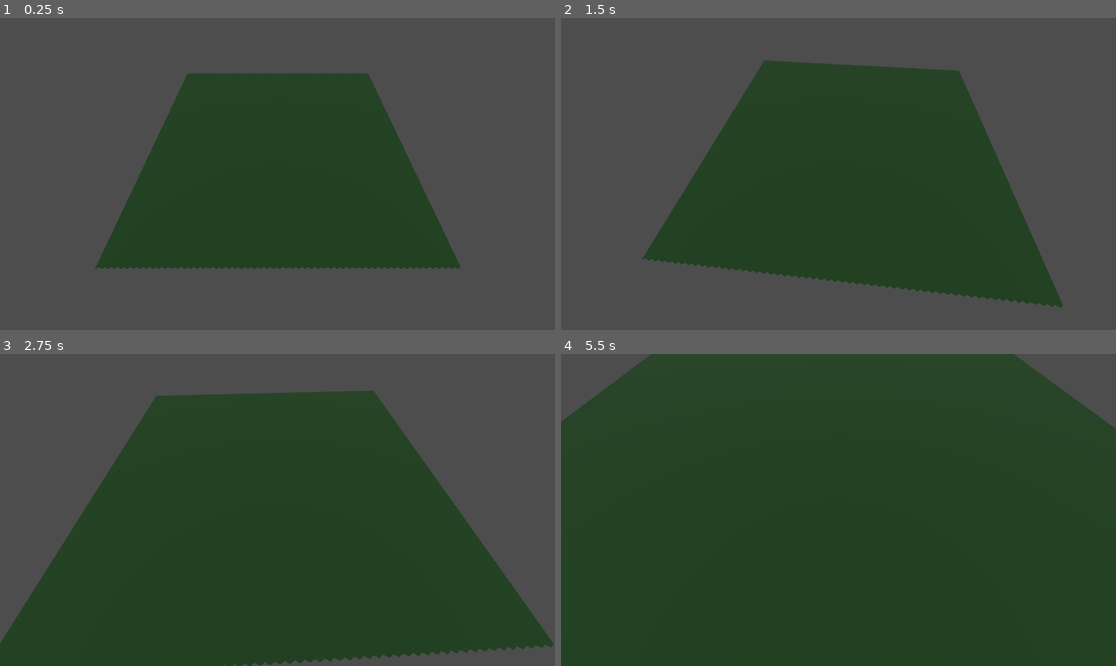
Above: before the commit, frames 1-4 (two rows, left to right).
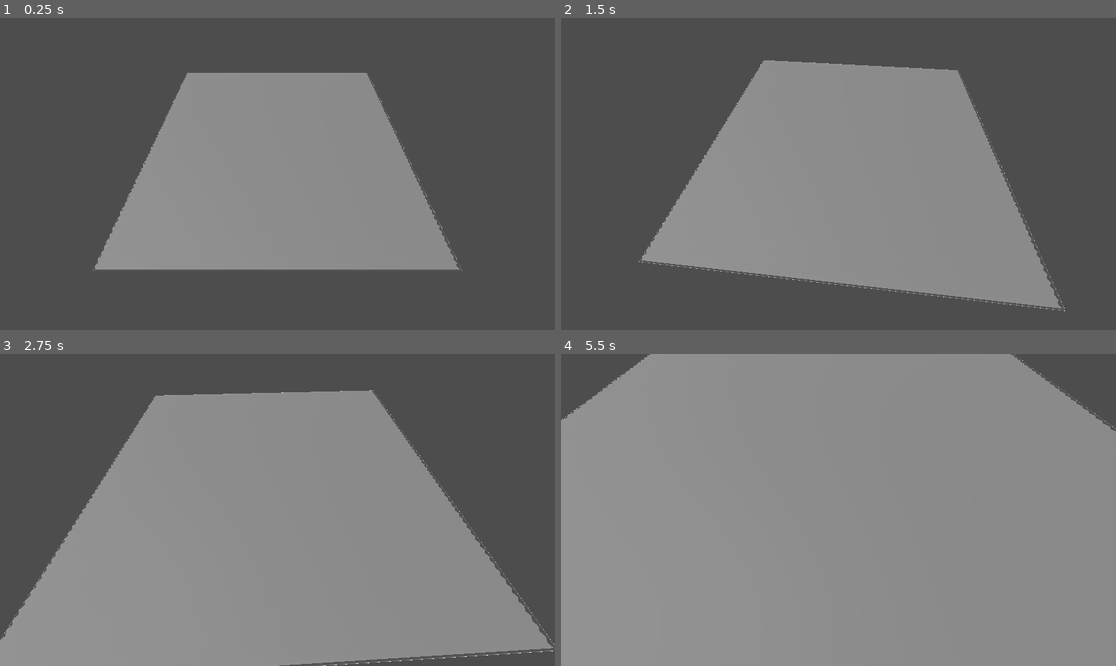
Above: after the commit, the same moments.

Repository: MichaelReel/Island-Generator-for-Godot-4
Game: Godot game, scene res://view/Main.tscn
Same seed, same stepped clock (60 frames per second), same inputs: the game is played once before the commit and once after it.
Inputs (mouse positions are in pixels of both pictures, inside the frame that each line leads up to):
- Up to frame 1 (0.25 s): no input
- Up to frame 2 (1.5 s): tap Enter at 0.5 s; move the mouse to (866, 174) at 0.52 s; hold W (forward) from 0.53 s (still down); move the mouse to (810, 174) at 1.27 s
- Up to frame 3 (2.75 s): keep holding W (forward); move the mouse to (288, 503) at 2.02 s
- Up to frame 4 (5.5 s): keep holding W (forward); move the mouse to (832, 516) at 2.77 s; move the mouse to (877, 513) at 3.52 s; move the mouse to (794, 506) at 4.27 s; move the mouse to (844, 510) at 5.02 s

The runs differ from the first frame. In frame 1, 31% of the frame differs, in the area x 16-84%, y 17-82%; in frame 2, 39%; in frame 3, 62%; in frame 4, 96%, in the area x 0-100%, y 0-100%.

Commit message:
Moved stuff around to make grid create threadable Seemed to have lost color on the mesh

Diff:
--- a/lib/geometry/Grid.gd
+++ b/lib/geometry/Grid.gd
@@ -1,10 +1,14 @@
 class_name Grid
-extends Model
+extends Stage
 """Grid data model and tools"""
 
 var _color: Color
 var _tri_side: float
 var _tri_height: float
+var _points_per_row: int
+var _point_rows: int
+var _tri_rows: int
+var _tri_per_row: int
 var _mesh_center: Vector2
 var _grid_points: Array[Array] = []  # Array[Array[Vertex]]
 var _grid_lines: Array[Edge] = []
@@ -12,29 +16,34 @@
 var _cell_count: int = 0
 #var _debug_content: String = ""
 
+
+
 func _init(edge_size: float, row_points: int, color: Color) -> void:
-	_tri_side = edge_size
-	_color = color
-	_tri_height = sqrt(0.75) * _tri_side
-
 	print("Preparing dimensions... %d" % Time.get_ticks_msec())
 
-	# Find the number of rows to keep the mesh roughly square
-	var row_width: float = (row_points + 0.5) * _tri_side
-	var row_count: int = int(row_width / _tri_height)
-	var half_full_width: float = edge_size * row_points / 2.0
+	_tri_side = edge_size
+	_tri_height = sqrt(0.75) * _tri_side
+	_points_per_row = row_points
+	_color = color
+	var row_width: float = (_points_per_row + 0.5) * _tri_side
+	_point_rows = int(row_width / _tri_height)
+	var half_full_width: float = _tri_side * _points_per_row / 2.0
 	_mesh_center = Vector2(half_full_width, half_full_width)
-	var tri_rows: int = row_count - 1
-	var tri_per_row: int = (row_points - 1) * 2
+	_tri_rows = _point_rows - 1
+	_tri_per_row = (_points_per_row - 1) * 2
 
+func _to_string():
+	return "Grid"
+
+func perform():
 	print("Preparing points... %d" % Time.get_ticks_msec())
 
 	# Lay out points
-	for row_ind in range(row_count):
+	for row_ind in range(_point_rows):
 		var point_row: Array = []
 		var offset: float = (row_ind % 2) * (_tri_side / 2.0)
 		var z: float = _tri_height * row_ind
-		for col_ind in range(row_points):
+		for col_ind in range(_points_per_row):
 			var x: float = offset + (_tri_side * col_ind)
 			var new_point = Vertex.new(x - _mesh_center.x, z - _mesh_center.y)
 			point_row.append(new_point)
@@ -43,24 +52,24 @@
 	print("Preparing lines... %d" % Time.get_ticks_msec())
 
 	# Layout and record edges between points
-	for row_ind in range(row_count):
+	for row_ind in range(_point_rows):
 		var parity: int = (row_ind % 2) * 2 - 1  # +1 on odd, -1 on even
-		for col_ind in range(row_points):
+		for col_ind in range(_points_per_row):
 			var point = _grid_points[row_ind][col_ind]
 			if col_ind > 0:
 				_add_grid_line(point, _grid_points[row_ind][col_ind - 1])
 			if row_ind > 0 and col_ind < len(_grid_points[row_ind - 1]):
-				_add_grid_line(point, _grid_points[row_ind - 1][col_ind])
+				_add_grid_line(_grid_points[row_ind - 1][col_ind], point)
 			if row_ind > 0 and col_ind + parity >= 0 and col_ind + parity < len(_grid_points[row_ind - 1]):
-				_add_grid_line(point, _grid_points[row_ind - 1][col_ind + parity])
+				_add_grid_line(_grid_points[row_ind - 1][col_ind + parity], point)
 
 
 	print("Preparing triangles... %d" % Time.get_ticks_msec())
 
 	# Go through the points and create triangles
-	for tri_row_ind in range(tri_rows):
+	for tri_row_ind in range(_tri_rows):
 		var tri_row: Array = []
-		for tri_col_ind in range(tri_per_row):
+		for tri_col_ind in range(_tri_per_row):
 			var new_triangle: Triangle = _create_triangle(tri_row_ind, tri_col_ind)
 			tri_row.append(new_triangle)
 		_grid_tris.append(tri_row)
@@ -72,7 +81,7 @@
 		for tri in tri_row:
 			tri.update_neighbours_from_edges()
 
-	print("Grid initialised! %d" % Time.get_ticks_msec())
+	print("Grid initialised... %d" % Time.get_ticks_msec())
 
 #	_update_debug_content()
 
@@ -146,8 +155,7 @@
 	return null
 
 func _add_grid_line(a: Vertex, b: Vertex) -> void:
-	var new_line := Edge.new(a, b)
-	_grid_lines.append(new_line)
+	_grid_lines.append(Edge.new(a, b))
 
 func _create_triangle(row: int, col: int) -> Triangle:
 	var row_even: bool = row % 2 == 0
--- a/lib/geometry/Triangle.gd
+++ b/lib/geometry/Triangle.gd
@@ -82,15 +82,15 @@
 			boundary_edges.append(edge)
 	return boundary_edges
 
-func get_color():  # -> Color | null:
+func get_color(default_color: Color):  # -> Color | null:
 #	if _parent:
 #		return _parent.get_color()
-	return null
+	return default_color
 
 func get_vertices() -> Array[Vertex]:
 	return _points
 
-func get_river_vertex_colors(debug_color_dict: DebugColorDict) -> Dictionary:  # Dictionary[Vertex, Color]
+func get_debug_vertex_colors(debug_color_dict: DebugColorDict) -> Dictionary:  # Dictionary[Vertex, Color]
 	"""This is just for creating the development and debug meshes"""
 #	var river_color = debug_color_dict.river_color
 	var null_color = debug_color_dict.base_color
@@ -113,9 +113,7 @@
 #	# 	return point_color_dict
 
 	for point in _points:
-		point_color_dict[point] = get_color()
-		if point_color_dict[point] == null:
-			point_color_dict[point] = null_color
+		point_color_dict[point] = get_color(null_color)
 #		if point.has_river():
 #			point_color_dict[point] = river_color
 #		if point.is_head():
--- a/lib/geometry/Vertex.gd
+++ b/lib/geometry/Vertex.gd
@@ -5,8 +5,8 @@
 """
 
 var _pos: Vector3
-var _connections: Array[Edge]
-var _triangles: Array[Triangle]
+var _connections: Array[Edge] = []
+var _triangles: Array[Triangle] = []
 var _height_set: bool = false
 
 #var _river: Object  # EdgePath | null
@@ -17,8 +17,6 @@
 
 func _init(x: float = 0.0, z: float = 0.0) -> void:
 	_pos = Vector3(x, 0.0, z)
-	_connections = []
-	_triangles = []
 
 func get_connection_to_point(point: Vertex) -> Object:  # --> Edge | null
 	for con in _connections:
--- a/lib/terrain/HighLevelTerrain.gd
+++ b/lib/terrain/HighLevelTerrain.gd
@@ -10,7 +10,7 @@
 signal all_stages_complete()
 
 
-var grid: Grid
+var _grid: Grid
 #var _island_stage: IslandStage
 #var _regions_stage: RegionStage
 #var _lake_stage: LakeStage
@@ -35,10 +35,7 @@
 ) -> void:
 	var rng = RandomNumberGenerator.new()
 	rng.seed = random_seed
-	print("Starting Base Grid Gen")
-	var time_start: int = Time.get_ticks_msec()
-	grid = Grid.new(edge_length, edges_across, debug_color_map.base_color)
-	print("Grid created in %d msecs" % (Time.get_ticks_msec() - time_start))
+	_grid = Grid.new(edge_length, edges_across, debug_color_map.base_color)
 #	_island_stage = IslandStage.new(grid,  debug_color_map.land_color, land_cell_limit, rng.randi())
 #	_regions_stage = RegionStage.new(_island_stage.get_region(), debug_color_map.region_colors, rng.randi())
 #	_lake_stage = LakeStage.new(_regions_stage, debug_color_map.lake_colors, rng.randi())
@@ -50,6 +47,7 @@
 
 func perform() -> void:
 	var stages = [
+		_grid,
 #		_island_stage,
 #		_regions_stage,
 #		_lake_stage,
@@ -66,6 +64,8 @@
 
 	emit_signal("all_stages_complete")
 
+func get_grid() -> Grid:
+	return _grid
 
 #func get_lakes() -> Array:  # -> Array[Region]
 #	return _lake_stage.get_regions()
--- a/lib/util/MeshUtils.gd
+++ b/lib/util/MeshUtils.gd
@@ -13,13 +13,13 @@
 #	return triangle_mesh
 
 static func get_land_mesh(high_level_terrain: HighLevelTerrain, debug_color_dict: DebugColorDict) -> Mesh:
-	var grid = high_level_terrain.grid
+	var grid = high_level_terrain.get_grid()
 	var surface_tool: SurfaceTool = SurfaceTool.new()
 
 	surface_tool.begin(Mesh.PRIMITIVE_TRIANGLES)
 	for row in grid.get_triangles():
 		for triangle in row:
-			var color_dict: Dictionary = triangle.get_river_vertex_colors(debug_color_dict)
+			var color_dict: Dictionary = triangle.get_debug_vertex_colors(debug_color_dict)
 			for vertex in triangle.get_vertices():
 				surface_tool.set_color(color_dict[vertex])
 				surface_tool.add_vertex(vertex.get_vector())
--- /dev/null
+++ b/lib/util/outliner.gdshader
@@ -0,0 +1,10 @@
+shader_type spatial;
+
+void fragment() {
+	ALBEDO = COLOR.rgb;
+	float thinness = 10000.0;
+	float alpha_x = max(1.0 / (thinness * UV.x), -1.0 / (thinness * (UV.x - 1.0)));
+	float alpha_y = max(1.0 / (thinness * UV.y), -1.0 / (thinness * (UV.y - 1.0)));
+	float alpha = max(alpha_x, alpha_y);
+	ALPHA = alpha;
+}
--- a/view/IslandDebugMesh.gd
+++ b/view/IslandDebugMesh.gd
@@ -58,6 +58,7 @@
 	print("%s completed in %d msecs" % [stage, duration])
 	var time_start = Time.get_ticks_msec()
 	_update_land_terrain_mesh()
+
 #	match str(stage):
 #		"River Stage":
 #			_create_water_mesh_instances(_water_material)
@@ -67,6 +68,7 @@
 #			_create_road_sign_debug_meshes(_terrain_material)
 #		"Cliff Stage":
 #			_create_cliff_mesh_instances(_terrain_material)
+
 	print("%s meshed updated in %d msecs" % [stage, (Time.get_ticks_msec() - time_start)])
 
 func _on_all_stages_complete() -> void:
--- a/view/IslandDebugMesh.tscn
+++ b/view/IslandDebugMesh.tscn
@@ -3,7 +3,7 @@
 [ext_resource type="Script" path="res://view/IslandDebugMesh.gd" id="1_ynsfo"]
 
 [sub_resource type="PlaneMesh" id="PlaneMesh_pgab5"]
-size = Vector2(1000, 1000)
+size = Vector2(10, 10)
 
 [node name="IslandDebugMesh" type="MeshInstance3D"]
 mesh = SubResource("PlaneMesh_pgab5")
--- a/view/Main.tscn
+++ b/view/Main.tscn
@@ -1,9 +1,18 @@
-[gd_scene load_steps=5 format=3 uid="uid://cxl6ppg12bdw5"]
+[gd_scene load_steps=8 format=3 uid="uid://cxl6ppg12bdw5"]
 
 [ext_resource type="PackedScene" uid="uid://bh5aiqjtrj2hn" path="res://view/IslandDebugMesh.tscn" id="1_6k65b"]
 [ext_resource type="PackedScene" uid="uid://c0h7ikfpntf4l" path="res://lib/camera/DebugCameraControl.tscn" id="2_45wnh"]
 [ext_resource type="Resource" uid="uid://b1jnfhw6prua2" path="res://lib/util/debug_color_dict.tres" id="2_dh10k"]
 [ext_resource type="Material" uid="uid://cj2ghxula37y0" path="res://materials/debug_terrain_surface.tres" id="2_lml5o"]
+[ext_resource type="Shader" path="res://lib/util/outliner.gdshader" id="4_5sh8r"]
+
+[sub_resource type="ShaderMaterial" id="ShaderMaterial_wddrc"]
+render_priority = 0
+shader = ExtResource("4_5sh8r")
+
+[sub_resource type="PlaneMesh" id="PlaneMesh_bq8t6"]
+material = SubResource("ShaderMaterial_wddrc")
+size = Vector2(1000, 1000)
 
 [node name="Main" type="Node3D"]
 
@@ -12,8 +21,11 @@
 stages_in_thread = false
 debug_color_dict = ExtResource("2_dh10k")
 
+[node name="MeshInstance3D" type="MeshInstance3D" parent="IslandDebugMesh"]
+mesh = SubResource("PlaneMesh_bq8t6")
+
 [node name="DebugCameraControl" parent="." instance=ExtResource("2_45wnh")]
-transform = Transform3D(-4.37114e-08, 0, 1, 0, 1, 0, -1, 0, -4.37114e-08, 600, 600, 0)
+transform = Transform3D(1, 0, 0, 0, 1, 0, 0, 0, 1, 0, 600, 600)
 
 [node name="CameraMount" parent="DebugCameraControl" index="1"]
 transform = Transform3D(1, 0, 0, 0, 0.573576, 0.819152, 0, -0.819152, 0.573576, 0, 0, 0)
